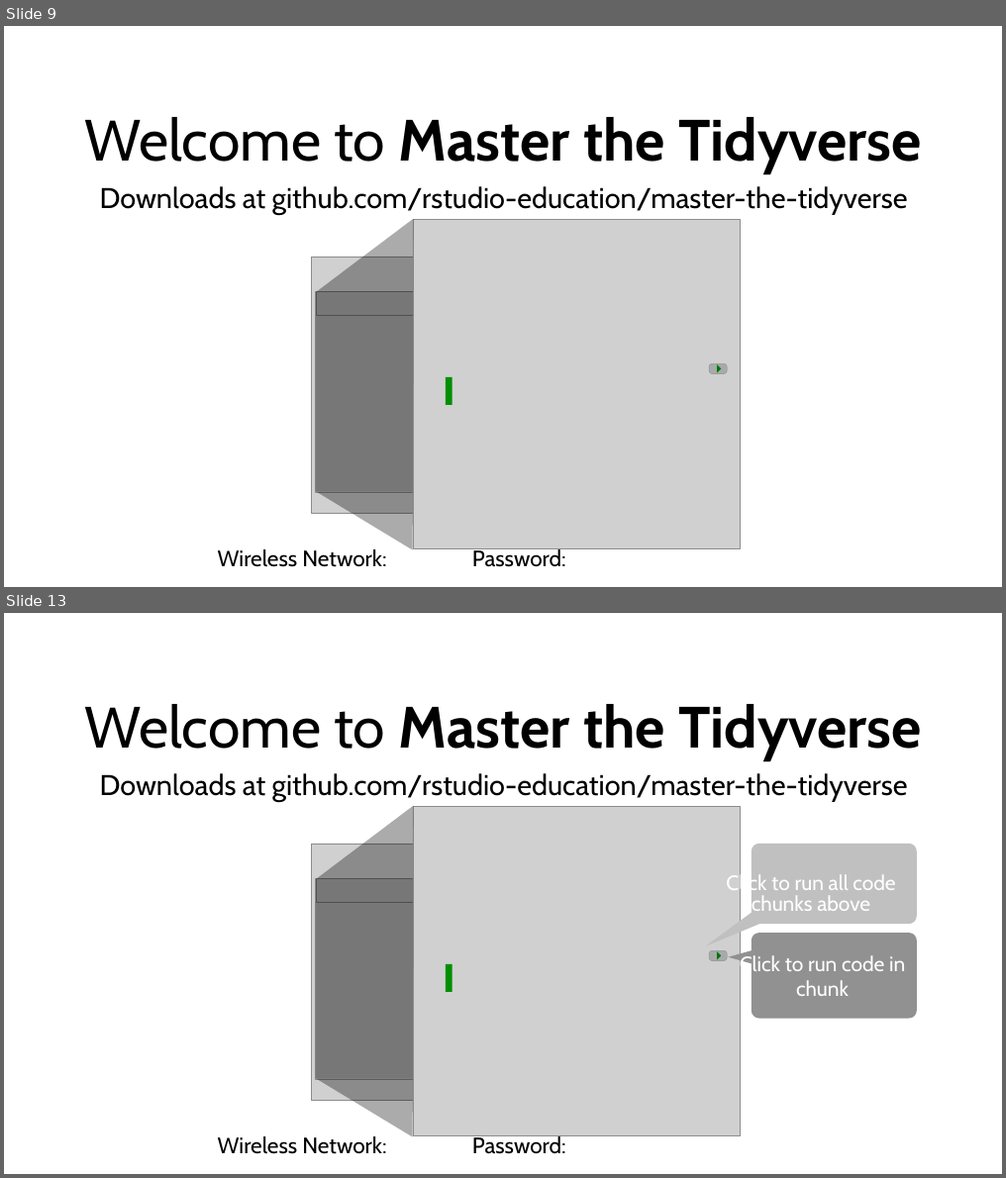
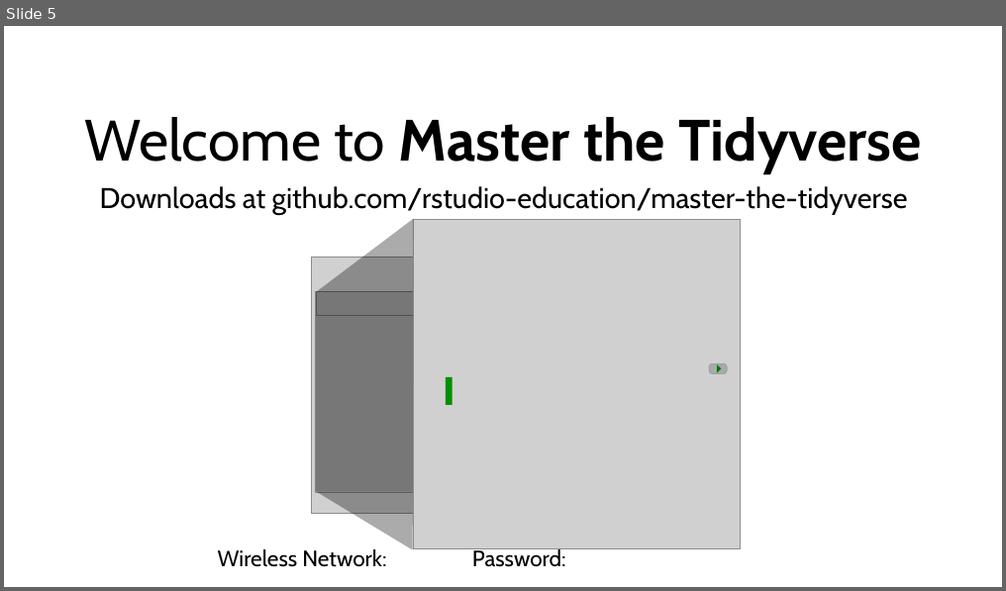
Before and after one commit to rstudio-education/master-the-tidyverse-instructors, a slide deck: powerpoints/000-A-Preclass-loop.pptx. Shown one above the other, each under a label of ours: slides 9 and 13 before the commit, slide 5 after it; the slides between them are not shown. The pictures are 1006x1178 and 1006x591 pixels, drawn with LibreOffice and Linux fonts; fonts in the diff are those of the drawing; grey boxes stand for pictures. Boxes give left, top, right and bottom in pixels: in the first picture for what was removed or moved away, otherwise in the second. Text is boxed around its words. In the diff, an @@ line names an element or a change of style, - is before the commit and + after.

```diff
--- a/powerpoints/000-A-Preclass-loop.pptx
+++ b/powerpoints/000-A-Preclass-loop.pptx
@@ slide 13 removed at box(4, 613, 1002, 1174), background #FFFFFF @@
@@ text removed at box(84, 704, 922, 760) @@
-Welcome to Master the Tidyverse
@@ text removed at box(100, 773, 908, 802) @@
-Downloads at github.com/rstudio-education/master-the-tidyverse
@@ freeform shape removed at box(316, 806, 413, 1138) @@
@@ picture removed at box(312, 844, 695, 1100) @@
@@ freeform shape removed at box(705, 844, 917, 947) @@
-Click to run all code chunks above
@@ picture removed at box(315, 878, 515, 1079) @@
@@ rectangle removed at box(315, 878, 413, 1079) @@
@@ picture removed at box(316, 878, 515, 903) @@
@@ freeform shape removed at box(728, 933, 917, 1019) @@
-Click to run code in chunk
@@ group removed at box(413, 806, 740, 1136): 1 picture, 1 rounded rectangle, 1 freeform shape, 1 rectangle @@
@@ text removed at box(218, 1134, 566, 1155) @@
-Wireless Network: Password:
@@ what was slide 9 is now slide 5 @@
```
Also in this commit, not shown: 6 slides changed, 6 other slides removed.
